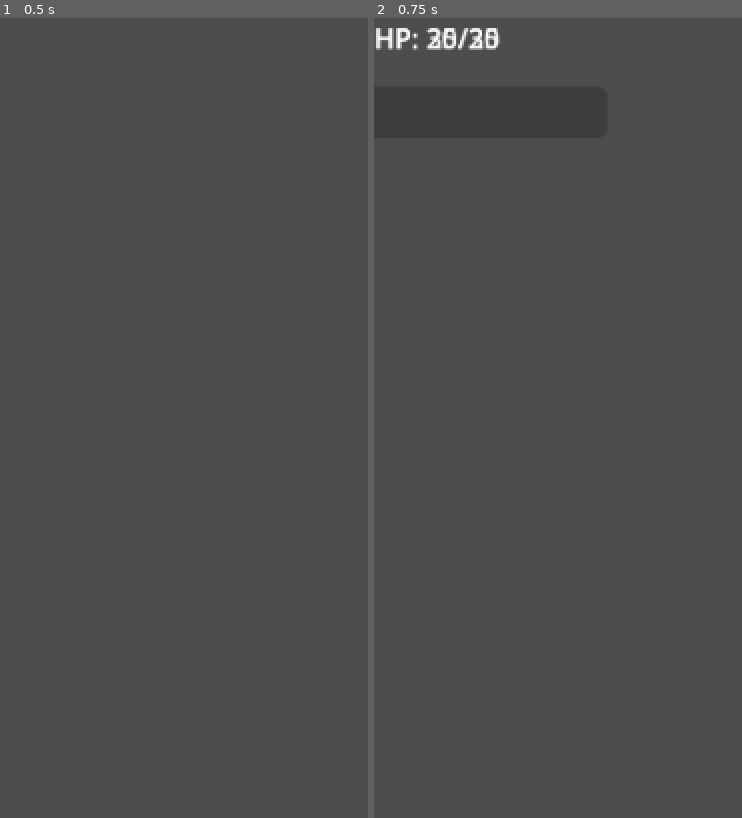
Above: before the commit, frames 1-2 (left to right).
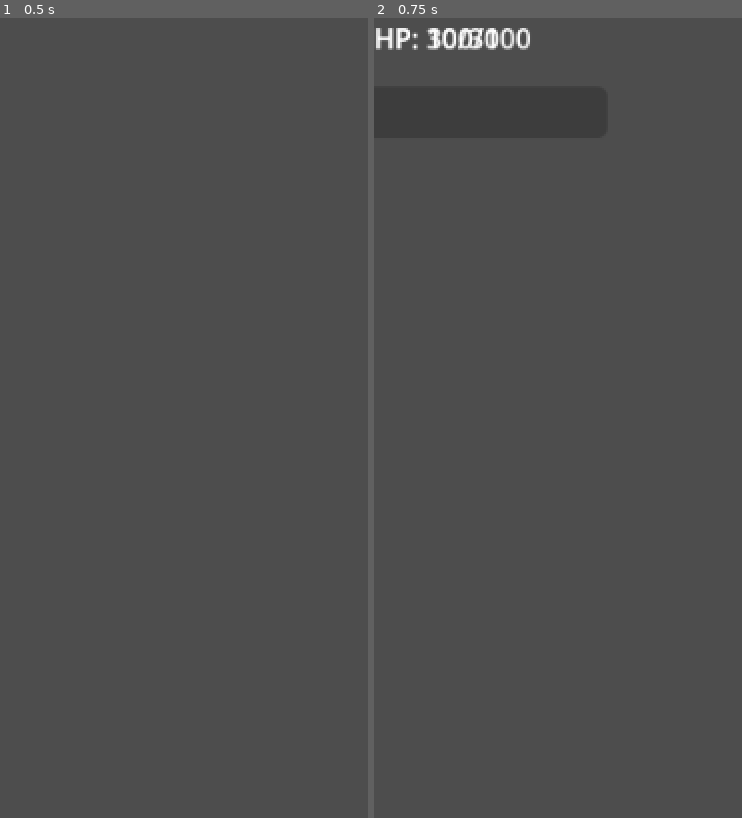
Above: after the commit, the same moments.

Repository: smugmonster66-design/godot-dice-rpg
Game: Godot game, scene res://scenes/game/map_scene.tscn
Same seed, same stepped clock (60 frames per second), same inputs: the game is played once before the commit and once after it.
Inputs:
- Up to frame 1 (0.5 s): no input
- Up to frame 2 (0.75 s): click "Test Combat" at 0.5 s
The pictures show only the part of the screen within x 0-50%, y 0-50%; the shares and areas given below are measured in that part.

Frame 1 is identical in both runs. In frame 2, 0.4% of the frame differs, in the area x 14-43%, y 1-4%.
Error before the commit: Invalid access to property or key 'current_health' on a base object of type 'Node (Player)'. (res://scripts/game/combat_manager.gd:144)
Error after the commit: Invalid call. Nonexistent function 'roll_all_dice' in base 'Nil'. (res://scripts/game/combat_manager.gd:116)

Commit message:
Check-in update

Diff:
--- a/project.godot
+++ b/project.godot
@@ -29,6 +29,10 @@
 window/stretch/mode="viewport"
 window/stretch/aspect="expand"
 
+[editor_plugins]
+
+enabled=PackedStringArray("res://addons/auto_scene_documenter/plugin.cfg")
+
 [rendering]
 
 renderer/rendering_method="mobile"
--- a/scripts/game/combat_manager.gd
+++ b/scripts/game/combat_manager.gd
@@ -4,7 +4,6 @@
 # ============================================================================
 # NODE REFERENCES
 # ============================================================================
-# Make these optional - we'll find them dynamically
 var player_combatant = null
 var enemy_combatant = null
 var combat_ui = null
@@ -13,7 +12,7 @@
 # STATE
 # ============================================================================
 var player: Player = null
-var current_turn: String = "player"  # "player" or "enemy"
+var current_turn: String = "player"
 
 enum CombatState {
 	PLAYER_TURN,
@@ -35,32 +34,25 @@
 
 func _ready():
 	print("⚔️ CombatManager _ready")
-
-	# Find nodes dynamically
 	find_combat_nodes()
-
-	# Setup connections
 	setup_connections()
 
 func find_combat_nodes():
 	"""Find combat nodes in the scene tree"""
 	print("🔍 Finding combat nodes...")
 
-	# Find combatants
 	player_combatant = find_child("PlayerCombantant", true, false)
 	if not player_combatant:
-		player_combatant = find_child("PlayerCombatant", true, false)  # Try alternate spelling
+		player_combatant = find_child("PlayerCombatant", true, false)
 
 	enemy_combatant = find_child("Enemy1", true, false)
 	if not enemy_combatant:
-		enemy_combatant = find_child("EnemyCombatant", true, false)  # Try alternate name
-
-	# Find UI
+		enemy_combatant = find_child("EnemyCombatant", true, false)
+
 	combat_ui = find_child("CombatUILayer", true, false)
 	if not combat_ui:
-		combat_ui = find_child("CombatUI", true, false)  # Try alternate name
-
-	# Report findings
+		combat_ui = find_child("CombatUI", true, false)
+
 	print("  Player Combatant: %s" % ("Found" if player_combatant else "❌ NOT FOUND"))
 	print("  Enemy Combatant: %s" % ("Found" if enemy_combatant else "❌ NOT FOUND"))
 	print("  Combat UI: %s" % ("Found" if combat_ui else "❌ NOT FOUND"))
@@ -69,20 +61,19 @@
 	"""Setup signal connections"""
 	print("⚔️ Setting up connections...")
 
-	# Connect combatant signals if they exist
-	if player_combatant and player_combatant.has_signal("hp_changed"):
-		if player_combatant.hp_changed.connect(_on_player_hp_changed) == OK:
+	# Combatants use health_changed signal
+	if player_combatant and player_combatant.has_signal("health_changed"):
+		if player_combatant.health_changed.connect(_on_player_health_changed) == OK:
 			print("  ✅ Player combatant connected")
 	else:
-		print("  ⚠️ Player combatant not found or missing hp_changed signal")
-
-	if enemy_combatant and enemy_combatant.has_signal("hp_changed"):
-		if enemy_combatant.hp_changed.connect(_on_enemy_hp_changed) == OK:
+		print("  ⚠️ Player combatant not found or missing health_changed signal")
+
+	if enemy_combatant and enemy_combatant.has_signal("health_changed"):
+		if enemy_combatant.health_changed.connect(_on_enemy_health_changed) == OK:
 			print("  ✅ Enemy combatant connected")
 	else:
-		print("  ⚠️ Enemy combatant not found or missing hp_changed signal")
-
-	# Connect combat UI signals
+		print("  ⚠️ Enemy combatant not found or missing health_changed signal")
+
 	if combat_ui:
 		if combat_ui.has_signal("action_confirmed"):
 			if combat_ui.action_confirmed.connect(_on_action_confirmed) == OK:
@@ -108,7 +99,7 @@
 			if item.has("actions"):
 				print("      Has %d actions!" % item.get("actions").size())
 
-	# Connect to player events
+	# Connect to player events (Player uses hp_changed signal)
 	if player.has_signal("hp_changed"):
 		if player.hp_changed.connect(_on_player_hp_changed) == OK:
 			print("  ✅ Connected hp_changed signal")
@@ -133,16 +124,18 @@
 
 	print("⚔️ Combat initialization complete")
 
-	# Connect to combat_ended for cleanup
 	if not combat_ended.is_connected(_on_combat_ended):
 		combat_ended.connect(_on_combat_ended)
 		print("  🎯 Connected to combat_ended signal")
 
 func sync_player_to_combatant():
 	"""Sync player stats to combatant"""
+	# Player uses: current_hp / max_hp
+	# Combatant uses: current_health / max_health
 	if player and player_combatant:
-		player_combatant.current_health = player.current_health
-		player_combatant.max_health = player.max_health
+		player_combatant.current_health = player.current_hp
+		player_combatant.max_health = player.max_hp
+		player_combatant.update_health_display()
 		print("  ✅ Synced player to combatant")
 
 # ============================================================================
@@ -164,10 +157,8 @@
 	print("  Multiplier: %.1fx" % damage_multiplier)
 	print("  Dice used: %d" % placed_dice.size())
 
-	# Calculate total damage
 	var total_damage = calculate_action_damage(action_data)
 
-	# Execute based on action type
 	match action_type:
 		0: # ATTACK
 			execute_attack(total_damage, action_name, source)
@@ -186,14 +177,12 @@
 	var damage_multiplier = action_data.get("damage_multiplier", 1.0)
 	var placed_dice: Array = action_data.get("placed_dice", [])
 
-	# Sum all dice values
 	var dice_total = 0
 	for die in placed_dice:
 		if die is DieData:
-			dice_total += die.value
-			print("    Die: %s = %d" % [die.get_display_name(), die.value])
-
-	# Calculate: (dice_total * multiplier) + base_damage
+			dice_total += die.get_total_value()  # Changed from die.value
+			print("    Die: %s = %d" % [die.get_display_name(), die.get_total_value()])
+
 	var total = int((dice_total * damage_multiplier) + base_damage)
 
 	print("  💥 Damage Calculation:")
@@ -208,62 +197,54 @@
 	"""Execute an attack action"""
 	print("  ⚔️ %s attacks with %s for %d damage!" % [source, action_name, damage])
 
-	# Apply damage to enemy
+	# Combatant uses current_health
 	if enemy_combatant:
 		enemy_combatant.take_damage(damage)
 		print("    ✅ Enemy took %d damage" % damage)
 
-		# Update UI
 		if combat_ui and combat_ui.has_method("update_enemy_health"):
-			combat_ui.update_enemy_health(enemy_combatant.current_hp, enemy_combatant.max_hp)
-
-		# Check if enemy died
-		if enemy_combatant.current_hp <= 0:
+			combat_ui.update_enemy_health(enemy_combatant.current_health, enemy_combatant.max_health)
+
+		if enemy_combatant.current_health <= 0:
 			print("    ☠️ Enemy defeated!")
-			end_combat(true)  # Player wins
+			end_combat(true)
 	else:
 		print("    ❌ No enemy to attack!")
 
 func execute_defend(action_data: Dictionary):
-	"""Execute a defend action (reduce incoming damage)"""
-	var armor_bonus = action_data.get("base_damage", 5)  # Use base_damage as armor value
+	"""Execute a defend action"""
+	var armor_bonus = action_data.get("base_damage", 5)
 	print("  🛡️ Defending! Gained %d temporary armor" % armor_bonus)
-
-	# TODO: Implement temporary armor system
-	# For now, just log it
 
 func execute_heal(heal_amount: int, action_name: String):
 	"""Execute a healing action"""
-	print("  💚 %s heals for %d HP!" % [action_name, heal_amount])
-
+	print("  💚 %s heals for %d health!" % [action_name, heal_amount])
+
+	# Combatant uses current_health
 	if player_combatant and player_combatant.has_method("heal"):
-		var old_hp = player_combatant.current_hp
+		var old_health = player_combatant.current_health
 		player_combatant.heal(heal_amount)
-		var healed = player_combatant.current_hp - old_hp
-		print("    ✅ Healed %d HP" % healed)
-
-		# Update UI
+		var healed = player_combatant.current_health - old_health
+		print("    ✅ Healed %d health" % healed)
+
 		if combat_ui and combat_ui.has_method("update_player_health"):
-			combat_ui.update_player_health(player_combatant.current_hp, player_combatant.max_hp)
+			combat_ui.update_player_health(player_combatant.current_health, player_combatant.max_health)
 
 func execute_special(action_data: Dictionary):
 	"""Execute a special action"""
 	var action_name = action_data.get("name", "Special")
 	print("  ✨ Special action: %s" % action_name)
-	# TODO: Implement special action effects
 
 func _on_turn_ended():
 	"""Handle turn end"""
 	print("⚔️ Turn ended")
 
 	if combat_state == CombatState.PLAYER_TURN:
-		# Switch to enemy turn
 		combat_state = CombatState.ENEMY_TURN
 		current_turn = "enemy"
 		print("  → AI turn")
 		start_enemy_turn()
 	elif combat_state == CombatState.ENEMY_TURN:
-		# Switch back to player turn
 		combat_state = CombatState.PLAYER_TURN
 		current_turn = "player"
 		print("  → Player turn")
@@ -271,11 +252,9 @@
 
 func start_player_turn():
 	"""Start player's turn"""
-	# Roll new dice
 	if player and player.dice_pool:
 		player.dice_pool.roll_all_dice()
 
-	# Refresh UI
 	if combat_ui and combat_ui.has_method("refresh_dice_pool"):
 		combat_ui.refresh_dice_pool()
 
@@ -283,26 +262,23 @@
 	"""Start enemy's turn (AI)"""
 	print("🤖 AI thinking...")
 
-	# Simple AI: just attack
 	await get_tree().create_timer(1.0).timeout
 
 	print("🤖 AI attacks!")
-	var damage = randi_range(1, 6)  # Random damage for now
-
+	var damage = randi_range(1, 6)
+
+	# Combatant uses current_health
 	if player_combatant and player_combatant.has_method("take_damage"):
 		player_combatant.take_damage(damage)
 
-		# Update UI
 		if combat_ui and combat_ui.has_method("update_player_health"):
-			combat_ui.update_player_health(player_combatant.current_hp, player_combatant.max_hp)
-
-		# Check if player died
-		if player_combatant.current_hp <= 0:
+			combat_ui.update_player_health(player_combatant.current_health, player_combatant.max_health)
+
+		if player_combatant.current_health <= 0:
 			print("    ☠️ Player defeated!")
-			end_combat(false)  # Player lost
+			end_combat(false)
 			return
 
-	# End enemy turn
 	await get_tree().create_timer(1.0).timeout
 	_on_turn_ended()
 
@@ -317,18 +293,13 @@
 
 	if player_won:
 		print("🎉 Victory! Player wins!")
-		# TODO: Show victory screen, give rewards
 	else:
 		print("💀 Defeat! Player lost!")
-		# TODO: Show defeat screen
-
-	# Emit signal
+
 	combat_ended.emit(player_won)
 
-	# Return to map after delay
 	await get_tree().create_timer(2.0).timeout
 
-	# Return to map scene
 	if GameManager and GameManager.has_method("load_map_scene"):
 		GameManager.load_map_scene()
 	else:
@@ -338,29 +309,38 @@
 	"""Cleanup after combat ends"""
 	print("🧹 Cleaning up combat...")
 
-	# Sync combatant HP back to player
+	# Sync combatant health back to player
+	# Combatant uses current_health, Player uses current_hp
 	if player and player_combatant:
-		player.current_hp = player_combatant.current_hp
+		player.current_hp = player_combatant.current_health
 
 # ============================================================================
 # HEALTH CHANGE HANDLERS
 # ============================================================================
 
-func _on_player_hp_changed(current: int, maximum: int):
-	"""Player HP changed"""
-	# Sync to player resource
+# Combatant signals use health_changed
+func _on_player_health_changed(current: int, maximum: int):
+	"""Player combatant health changed"""
+	# Sync to player resource (which uses current_hp)
 	if player:
 		player.current_hp = current
 
-	# Update UI
 	if combat_ui and combat_ui.has_method("update_player_health"):
 		combat_ui.update_player_health(current, maximum)
 
-func _on_enemy_hp_changed(current: int, maximum: int):
-	"""Enemy HP changed"""
-	# Update UI
+func _on_enemy_health_changed(current: int, maximum: int):
+	"""Enemy combatant health changed"""
 	if combat_ui and combat_ui.has_method("update_enemy_health"):
 		combat_ui.update_enemy_health(current, maximum)
+
+# Player signals use hp_changed
+func _on_player_hp_changed(current: int, maximum: int):
+	"""Player resource HP changed"""
+	# Sync to combatant (which uses current_health)
+	if player_combatant:
+		player_combatant.current_health = current
+		player_combatant.max_health = maximum
+		player_combatant.update_health_display()
 
 func _on_player_died():
 	"""Player died"""
Not shown, added: addons/auto_scene_documenter/plugin.cfg
Not shown, added: addons/auto_scene_documenter/plugin.gd
Not shown, added: addons/auto_scene_documenter/plugin.gd.uid
Not shown, added: addons/scene_tree_documenter.gd
Not shown, added: addons/scene_tree_documenter.gd.uid
